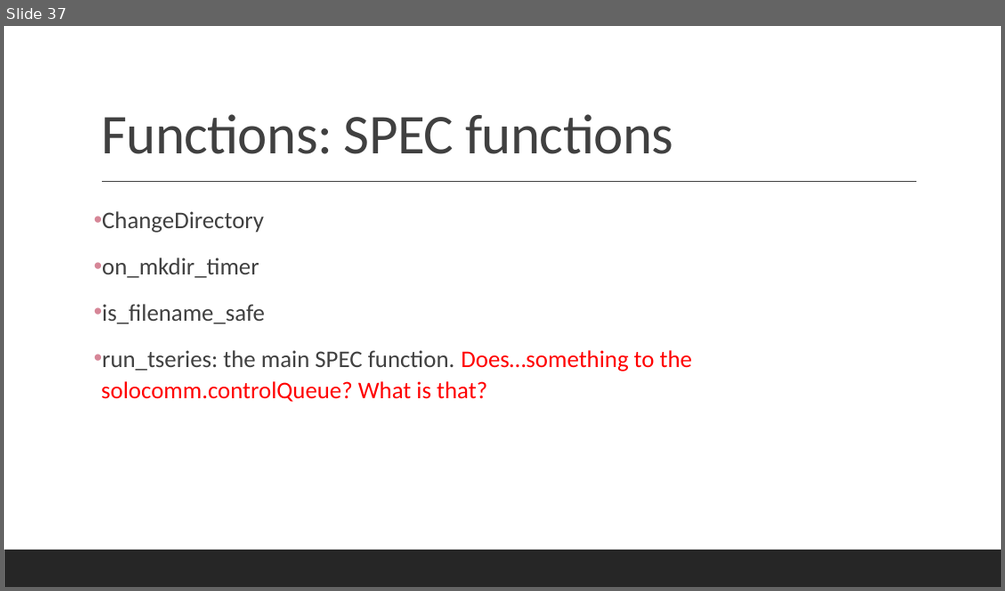
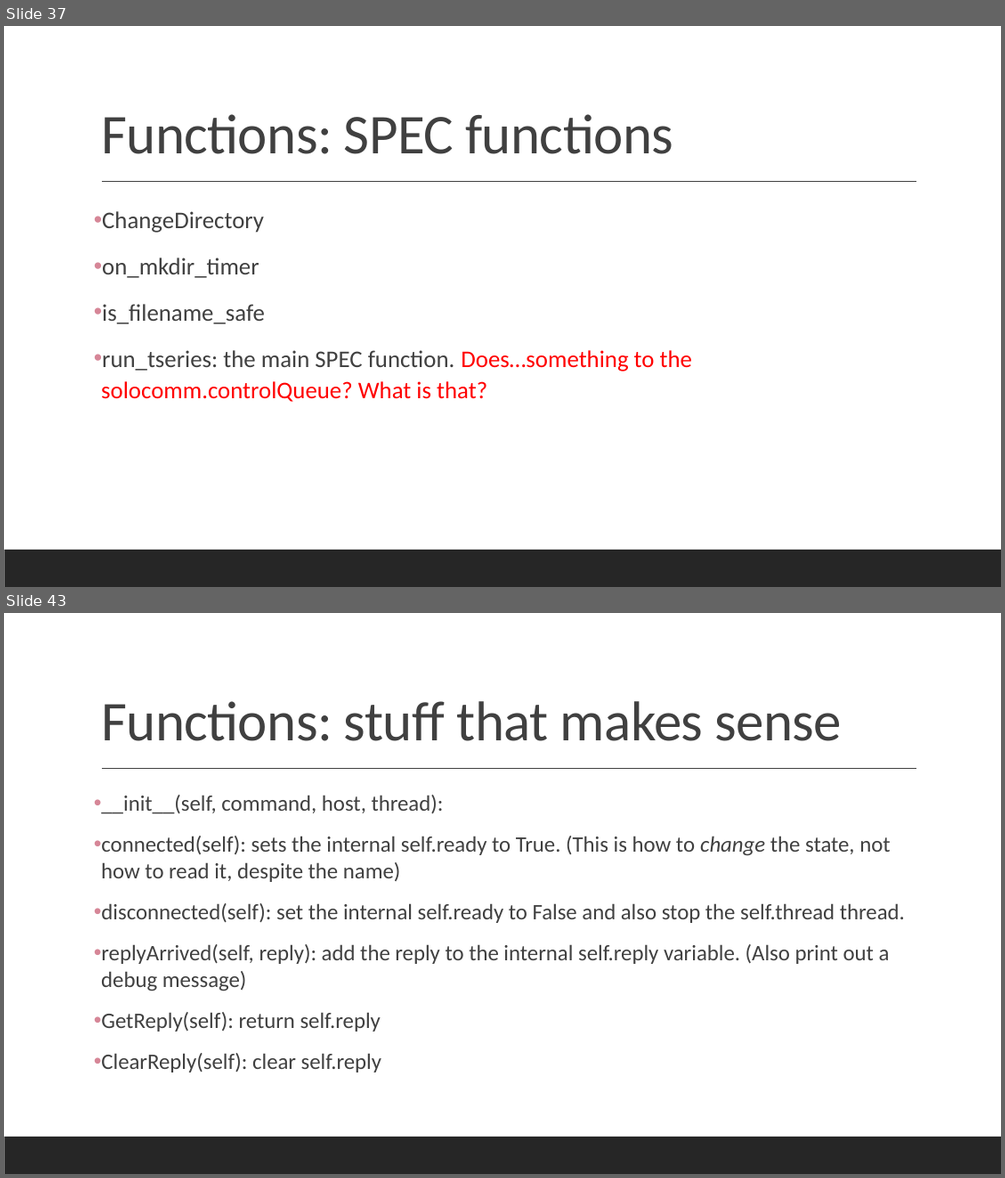
Before and after one commit to mathmauney/SAXSControl, a slide deck: Documentation.pptx. Shown one above the other, each under a label of ours: slide 37 before the commit, slides 37 and 43 after it; the slides between them are not shown. The pictures are 1005x591 and 1005x1178 pixels, drawn with LibreOffice and Linux fonts; fonts in the diff are those of the drawing. Boxes give left, top, right and bottom in pixels: in the first picture for what was removed or moved away, otherwise in the second. Text is boxed around its words. In the diff, an @@ line names an element or a change of style, - is before the commit and + after.

```diff
--- a/Documentation.pptx
+++ b/Documentation.pptx
@@ slide 43 added at (4,613,1001,1174), background #FFFFFF; not listed: 2 template elements that a slide beside it also shows @@
@@ title added at (101,701,842,741), 54 pt, text #404040 @@
+Functions: stuff that makes sense
@@ text added at (101,795,905,1072), 21.3 pt, text #404040 @@
+• __init__(self, command, host, thread):
+• connected(self): sets the internal self.ready to True. (This is how to change the state, not how to read it, despite the name)
+• disconnected(self): set the internal self.ready to False and also stop the self.thread thread.
+• replyArrived(self, reply): add the reply to the internal self.reply variable. (Also print out a debug message)
+• GetReply(self): return self.reply
+• ClearReply(self): clear self.reply
```
Also in this commit, not shown: 1 slide changed, 15 other slides added, 1 slide removed, 2 other files.
